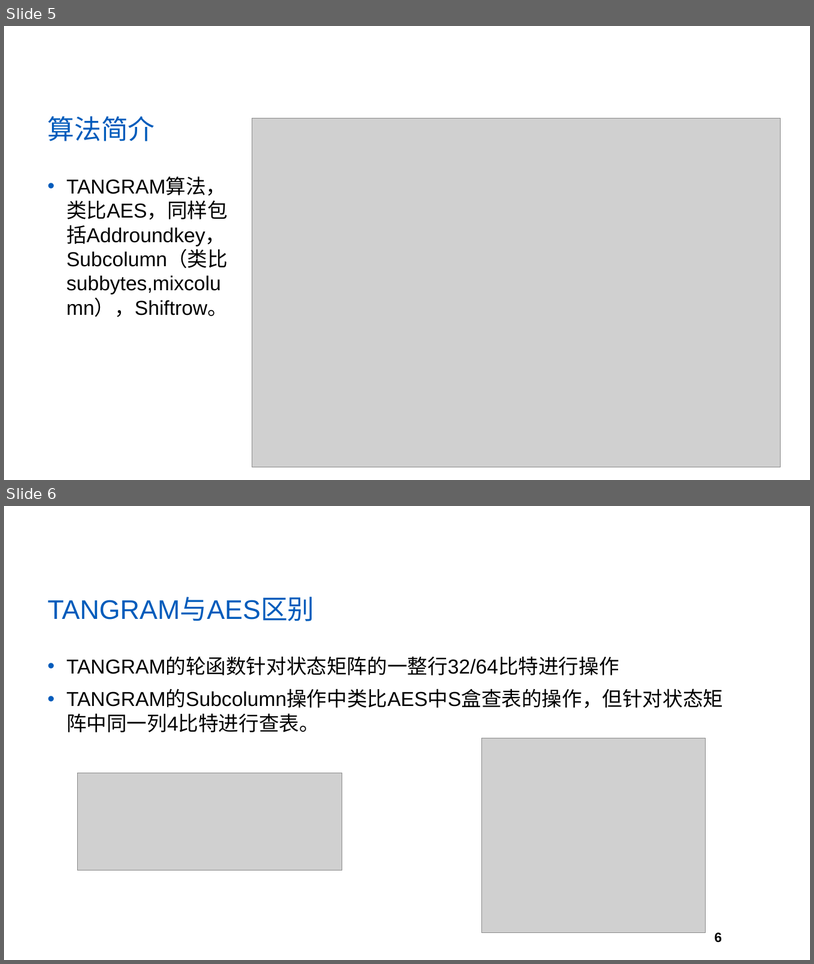
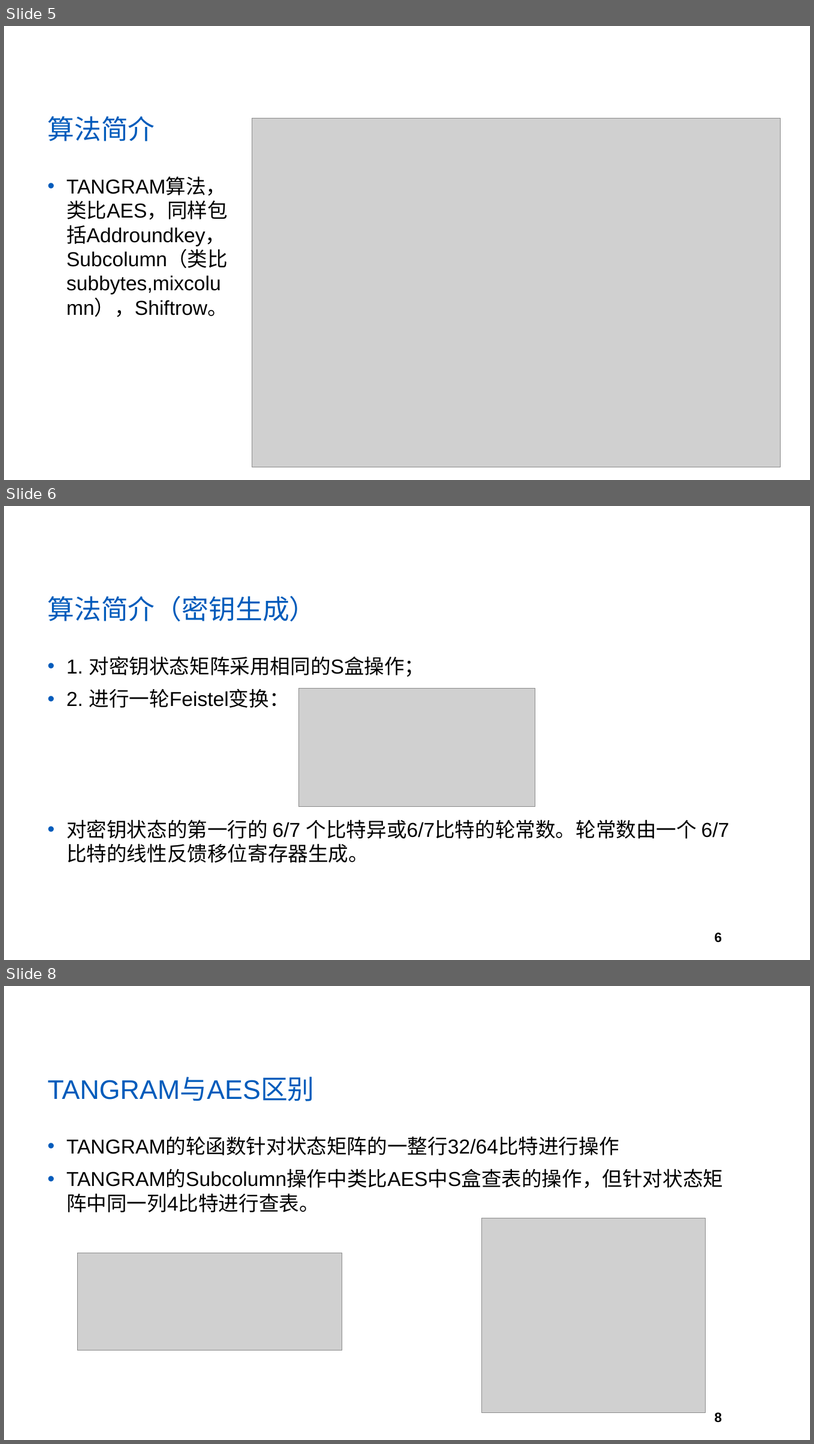
Before and after one commit to yberlin/hello-world, a slide deck: TANGRAM/TAMGRAM.pptx. Shown one above the other, each under a label of ours: slides 5 and 6 before the commit, slides 5, 6 and 8 after it; the slides between them are not shown. The pictures are 814x964 and 814x1444 pixels, drawn with LibreOffice and Linux fonts; fonts in the diff are those of the drawing; grey boxes stand for pictures; background and template pictures are left out. Boxes give left, top, right and bottom in pixels: in the first picture for what was removed or moved away, otherwise in the second. Text is boxed around its words. In the diff, an @@ line names an element or a change of style, - is before the commit and + after.

```diff
--- a/TANGRAM/TAMGRAM.pptx
+++ b/TANGRAM/TAMGRAM.pptx
@@ slide 6 added at (4,506,810,960), background #FFFFFF; not listed: 1 template element that a slide beside it also shows @@
@@ title added at (48,595,317,621), 32 pt, text #005BBB @@
+算法简介（密钥生成）
@@ text added at (66,656,730,862), 24 pt, text #000000 @@
+• 1. 对密钥状态矩阵采用相同的S盒操作；
+• 2. 进行一轮Feistel变换：
+• 对密钥状态的第一行的 6/7 个比特异或6/7比特的轮常数。轮常数由一个 6/7 比特的线性反馈移位寄存器生成。
@@ picture added at (299,688,535,807) @@
@@ what was slide 6 is now slide 8 @@
@@ page number at (715,1412,722,1422): text changed @@
-6
+8
```
Also in this commit, not shown: 1 slide changed, 1 other slide added.
